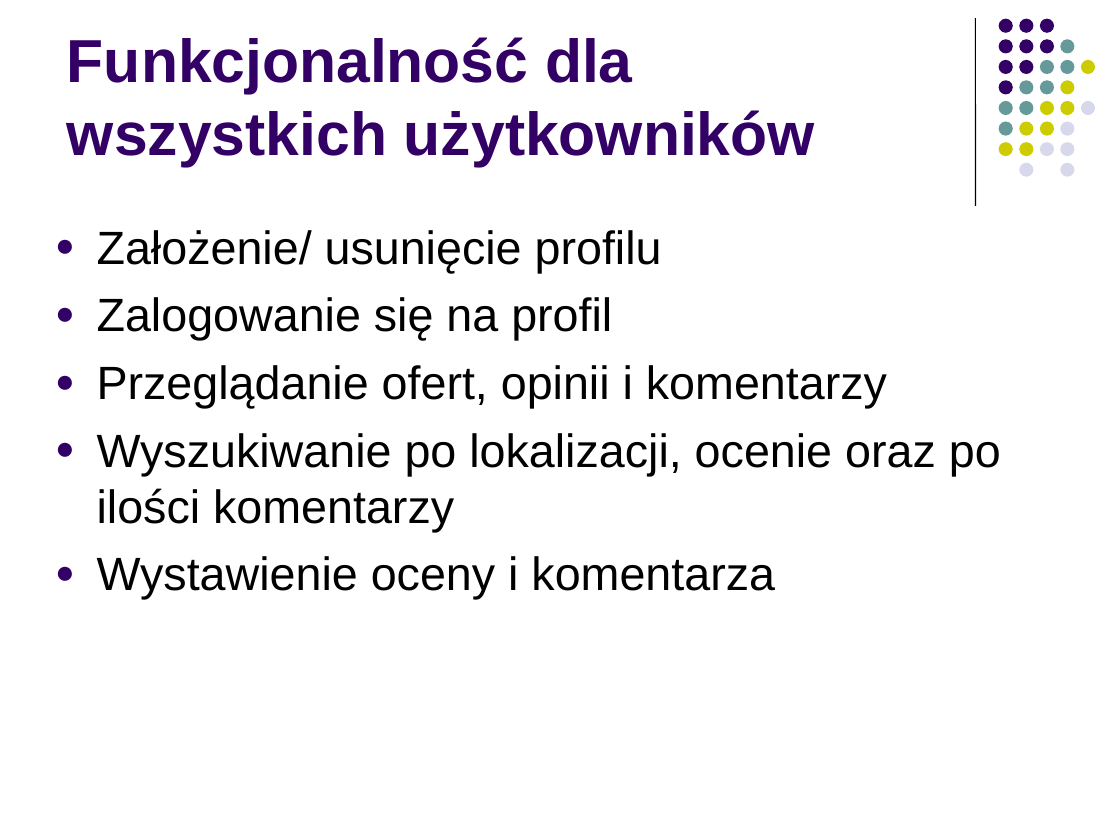
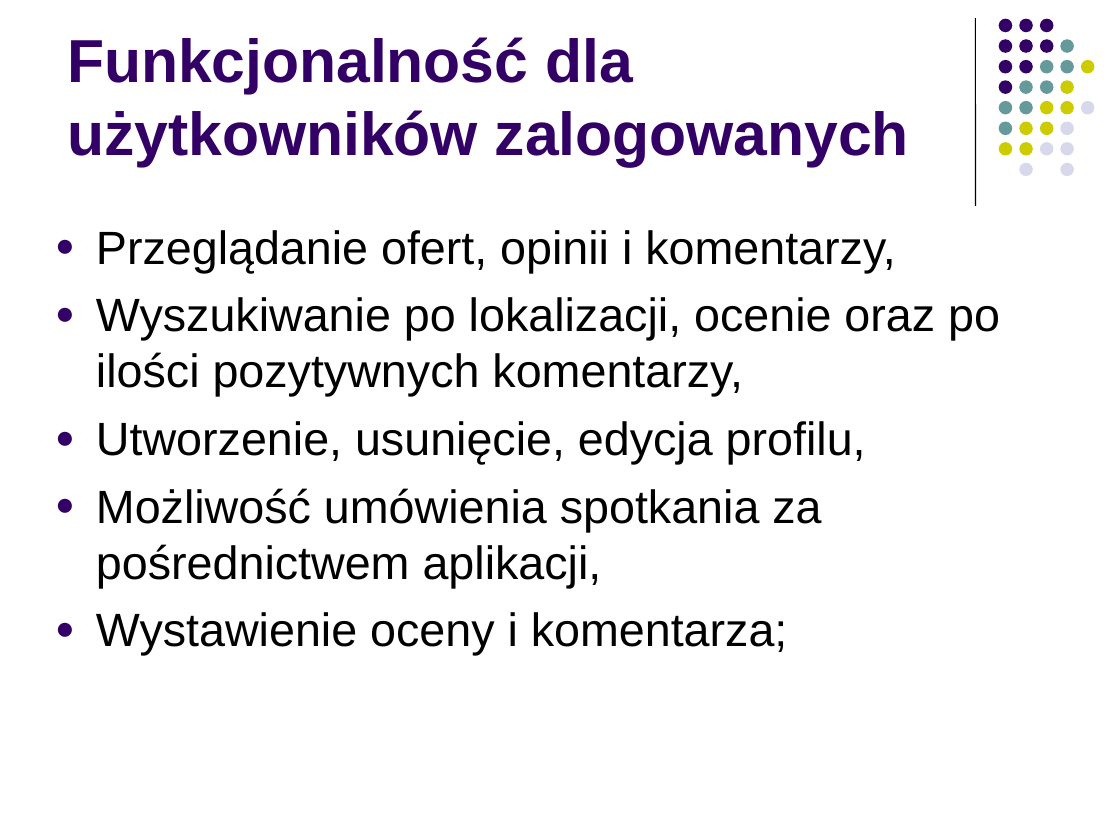
Before and after one commit to Andrzej1984/ZIwG_projekt, a slide deck: slide 8 of Zastosowania informatyki w gospodarce-projekt.ppt (slide 4 before the commit). Drawn at 1120x840 pixels with LibreOffice and Linux fonts; fonts in the diff are those of the drawing. Boxes give left, top, right and bottom in pixels: in the first picture for what was removed or moved away, otherwise in the second. Text is boxed around its words. In the diff, an @@ line names an element or a change of style, - is before the commit and + after.

```diff
--- a/Zastosowania informatyki w gospodarce-projekt.ppt
+++ b/Zastosowania informatyki w gospodarce-projekt.ppt
@@ text at <box>67,37,909,167</box>: text changed @@
-Funkcjonalność dla wszystkich użytkowników
+Funkcjonalność dla użytkowników zalogowanych
@@ text at <box>96,230,1000,656</box>: text changed @@
-● Założenie/ usunięcie profilu
-● Zalogowanie się na profil
-● Przeglądanie ofert, opinii i komentarzy
-● Wyszukiwanie po lokalizacji, ocenie oraz po ilości komentarzy
-● Wystawienie oceny i komentarza
+● Przeglądanie ofert, opinii i komentarzy,
+● Wyszukiwanie po lokalizacji, ocenie oraz po ilości pozytywnych komentarzy,
+● Utworzenie, usunięcie, edycja profilu,
+● Możliwość umówienia spotkania za pośrednictwem aplikacji,
+● Wystawienie oceny i komentarza;
```
Also in this commit, not shown: 6 other slides changed, 8 slides added, 4 slides removed, 1 other file.
